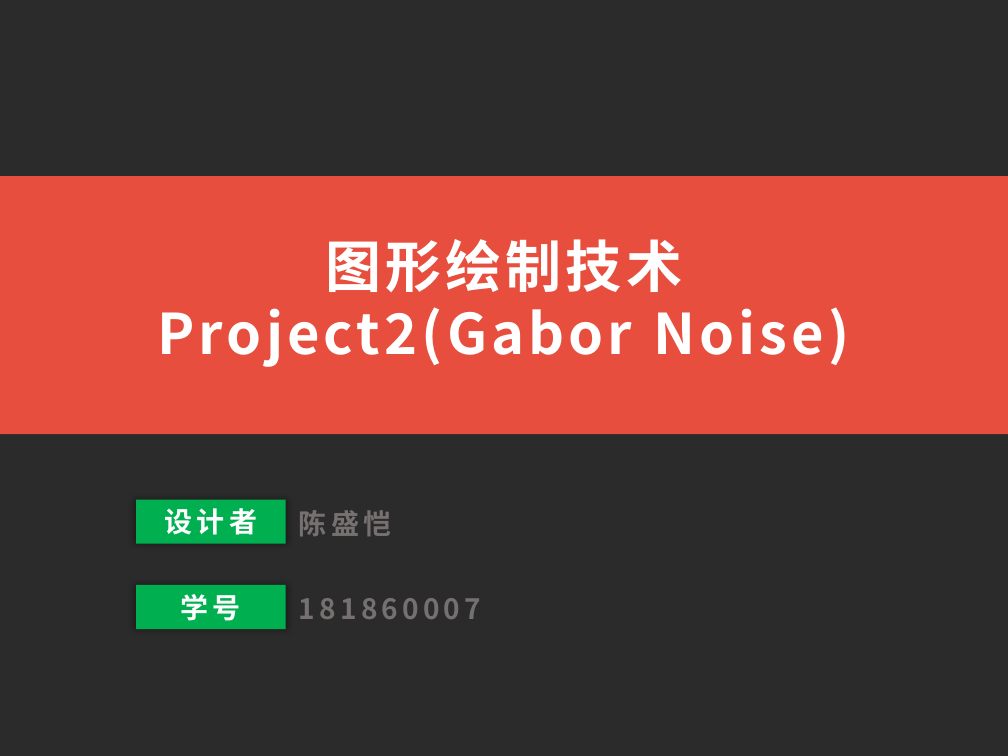
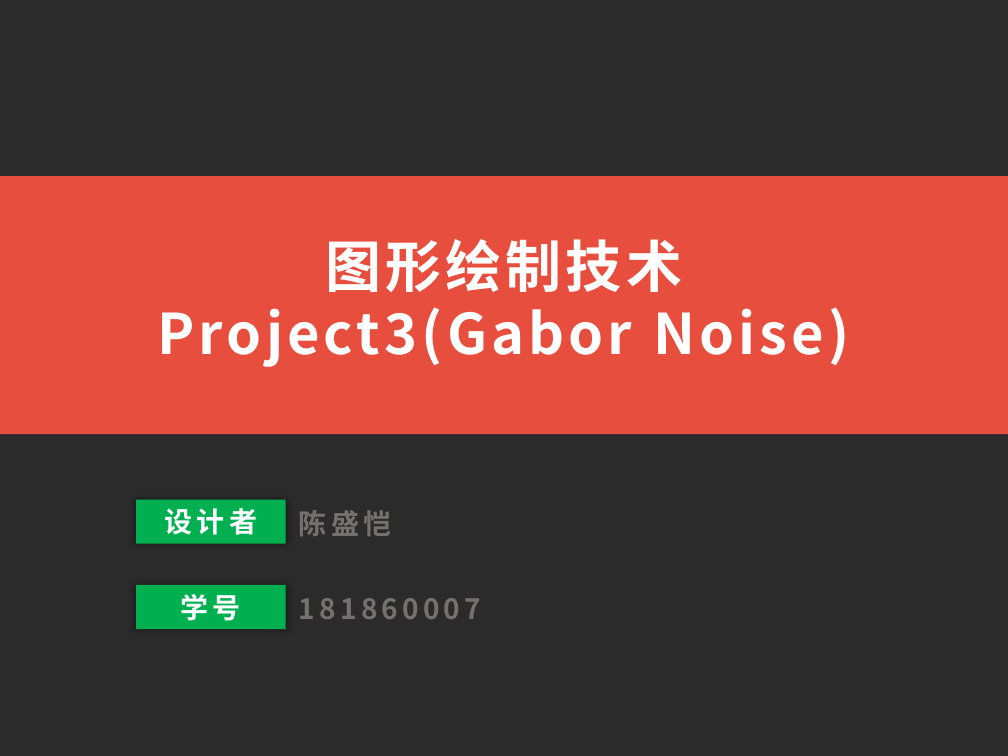
Before and after one commit to Karl0007/GaborNoise, a slide deck: slide 1 of GaborNoise实验报告.pptx. Drawn at 1008x756 pixels with LibreOffice and Linux fonts; fonts in the diff are those of the drawing; background and template pictures are left out; a plain dark background stands for a picture behind light text. Boxes give left, top, right and bottom in pixels: in the first picture for what was removed or moved away, otherwise in the second. Text is boxed around its words. In the diff, an @@ line names an element or a change of style, - is before the commit and + after.

```diff
--- a/GaborNoise实验报告.pptx
+++ b/GaborNoise实验报告.pptx
@@ text at box(158, 307, 849, 367): text changed @@
-Project2(Gabor Noise)
+Project3(Gabor Noise)
```
Also in this commit, not shown: 4 other slides changed, 3 slides added, 21 other files.
